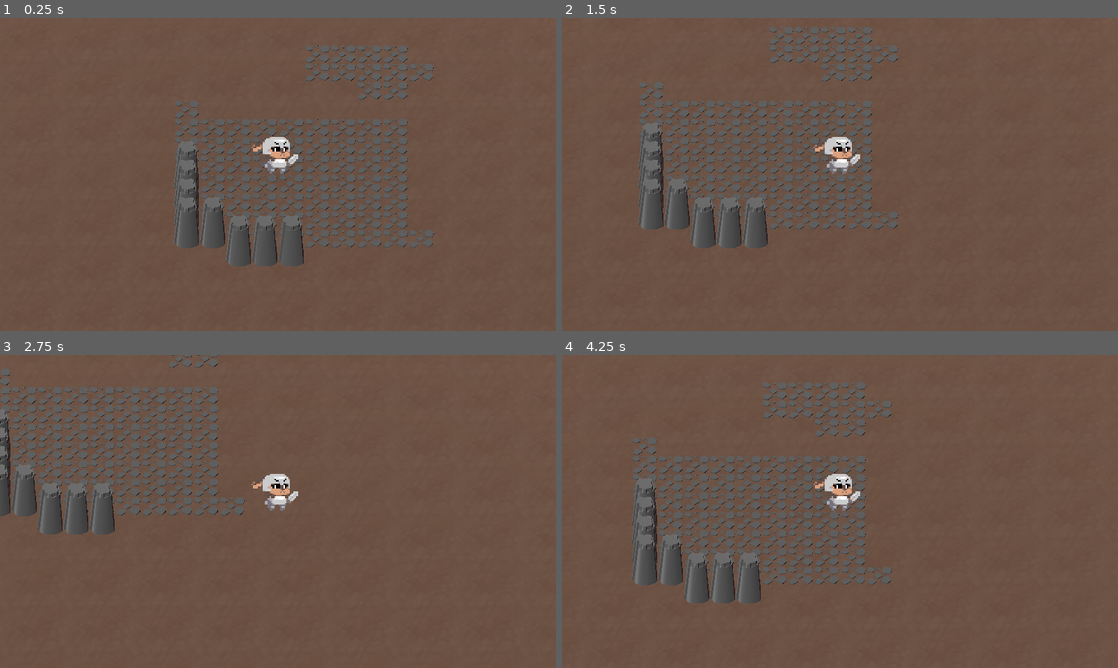
Above: before the commit, frames 1-4 (two rows, left to right).
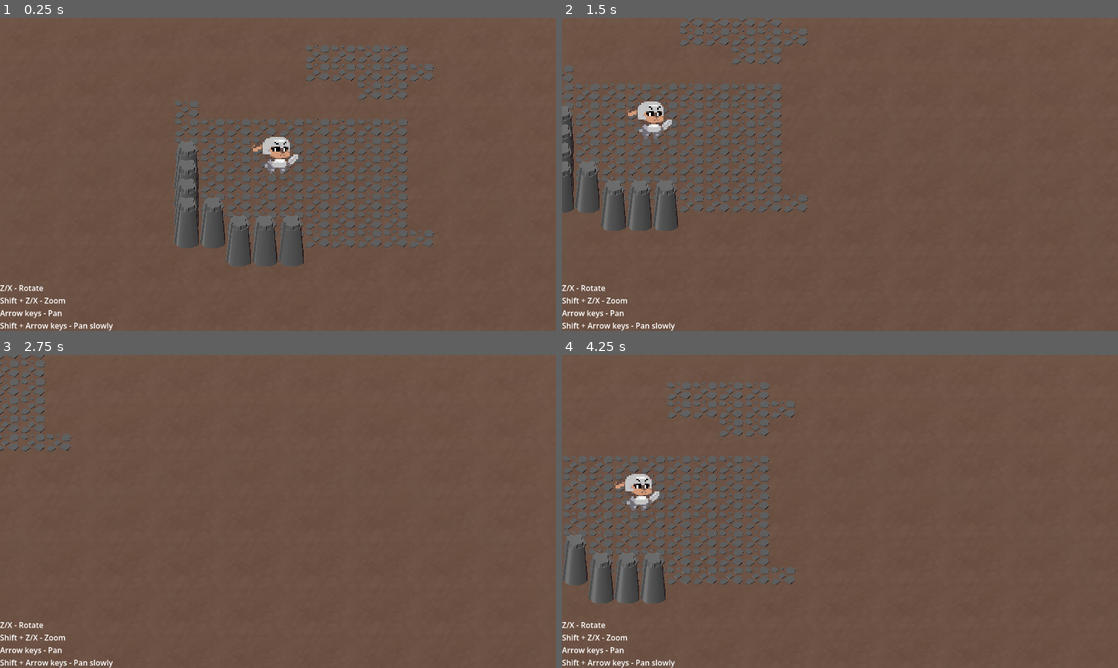
Above: after the commit, the same moments.

Repository: dairycultist/furry-roguelike-platformer
Game: Godot game, scene res://scene.tscn
The game is run twice, just before and just after one commit, with the same random seed, the same clock (stepped at 60 frames per second) and the same inputs.
Inputs:
- Up to frame 1 (0.25 s): no input
- Up to frame 2 (1.5 s): tap Enter at 0.5 s; hold Right (player_right, bound only before the commit) 0.53-1.28 s; hold Down (player_down, bound only before the commit) from 1.28 s (still down)
- Up to frame 3 (2.75 s): release Down (player_down, bound only before the commit) at 2.03 s; hold Right (player_right, bound only before the commit) from 2.03 s (still down)
- Up to frame 4 (4.25 s): release Right (player_right, bound only before the commit) at 2.78 s; hold Up (player_up, bound only before the commit) 2.78-3.53 s; hold Left (player_left, bound only before the commit) from 3.53 s (still down)

The runs differ from the first frame. In frame 1, 0.5% of the frame differs, in the area x 0-21%, y 85-100%; in frame 2, 17%, in the area x 0-61%, y 0-100%; in frame 3, 10%; in frame 4, 16%.

Commit message:
More robust camera controls; night light

Diff:
--- a/player.gd
+++ b/player.gd
@@ -1,11 +1,30 @@
-extends CharacterBody3D
+extends Node3D
 
-func _physics_process(delta: float) -> void:
+@export var ZOOM_SPEED := 10.0;
+@export var PAN_SPEED_MULT := 0.8;
+@export var PAN_SPEED_SLOW_MULT := 0.4;
 
-	global_rotation.y += Input.get_axis("turn_left", "turn_right") * delta;
+var velocity : Vector3
 
-	var direction := Input.get_vector("player_left", "player_right", "player_up", "player_down");
+func _process(delta: float) -> void:
 
-	velocity = global_basis * Vector3(direction.x, 0, direction.y) * 5.0;
+	var dzoom := Input.get_axis("zoom_in", "zoom_out");
 
-	move_and_slide();
+	$Camera.size = clamp($Camera.size + dzoom * ZOOM_SPEED * delta, 6.0, 20.0);
+
+	if (!dzoom):
+		global_rotation.y += Input.get_axis("turn_right", "turn_left") * delta;
+
+	var direction_slow := Input.get_vector("pan_left_slow", "pan_right_slow", "pan_up_slow", "pan_down_slow");
+
+	if (direction_slow):
+		velocity = global_basis * Vector3(direction_slow.x, 0, direction_slow.y) * $Camera.size * PAN_SPEED_SLOW_MULT;
+	else:
+		var direction := Input.get_vector("pan_left", "pan_right", "pan_up", "pan_down");
+
+		if (direction):
+			velocity = global_basis * Vector3(direction.x, 0, direction.y) * $Camera.size * PAN_SPEED_MULT;
+		else:
+			velocity = lerp(velocity, Vector3.ZERO, 10.0 * delta);
+
+	global_position += velocity * delta;
--- a/project.godot
+++ b/project.godot
@@ -22,22 +22,22 @@
 
 [input]
 
-player_left={
+pan_left={
 "deadzone": 0.2,
 "events": [Object(InputEventKey,"resource_local_to_scene":false,"resource_name":"","device":-1,"window_id":0,"alt_press …(195 unchanged characters)…
 ]
 }
-player_right={
+pan_right={
 "deadzone": 0.2,
 "events": [Object(InputEventKey,"resource_local_to_scene":false,"resource_name":"","device":-1,"window_id":0,"alt_press …(195 unchanged characters)…
 ]
 }
-player_up={
+pan_up={
 "deadzone": 0.2,
 "events": [Object(InputEventKey,"resource_local_to_scene":false,"resource_name":"","device":-1,"window_id":0,"alt_press …(195 unchanged characters)…
 ]
 }
-player_down={
+pan_down={
 "deadzone": 0.2,
 "events": [Object(InputEventKey,"resource_local_to_scene":false,"resource_name":"","device":-1,"window_id":0,"alt_press …(195 unchanged characters)…
 ]
@@ -52,6 +52,36 @@
 "events": [Object(InputEventKey,"resource_local_to_scene":false,"resource_name":"","device":-1,"window_id":0,"alt_press …(192 unchanged characters)…
 ]
 }
+zoom_in={
+"deadzone": 0.2,
+"events": [Object(InputEventKey,"resource_local_to_scene":false,"resource_name":"","device":-1,"window_id":0,"alt_pressed":false,"shift_pressed":true,"ctrl_pressed":false,"meta_pressed":false,"pressed":false,"keycode":0,"physical_keycode":88,"key_label":0,"unicode":88,"location":0,"echo":false,"script":null)
+]
+}
+zoom_out={
+"deadzone": 0.2,
+"events": [Object(InputEventKey,"resource_local_to_scene":false,"resource_name":"","device":-1,"window_id":0,"alt_pressed":false,"shift_pressed":true,"ctrl_pressed":false,"meta_pressed":false,"pressed":false,"keycode":0,"physical_keycode":90,"key_label":0,"unicode":90,"location":0,"echo":false,"script":null)
+]
+}
+pan_left_slow={
+"deadzone": 0.2,
+"events": [Object(InputEventKey,"resource_local_to_scene":false,"resource_name":"","device":-1,"window_id":0,"alt_pressed":false,"shift_pressed":true,"ctrl_pressed":false,"meta_pressed":false,"pressed":false,"keycode":0,"physical_keycode":4194319,"key_label":0,"unicode":0,"location":0,"echo":false,"script":null)
+]
+}
+pan_right_slow={
+"deadzone": 0.2,
+"events": [Object(InputEventKey,"resource_local_to_scene":false,"resource_name":"","device":-1,"window_id":0,"alt_pressed":false,"shift_pressed":true,"ctrl_pressed":false,"meta_pressed":false,"pressed":false,"keycode":0,"physical_keycode":4194321,"key_label":0,"unicode":0,"location":0,"echo":false,"script":null)
+]
+}
+pan_up_slow={
+"deadzone": 0.2,
+"events": [Object(InputEventKey,"resource_local_to_scene":false,"resource_name":"","device":-1,"window_id":0,"alt_pressed":false,"shift_pressed":true,"ctrl_pressed":false,"meta_pressed":false,"pressed":false,"keycode":0,"physical_keycode":4194320,"key_label":0,"unicode":0,"location":0,"echo":false,"script":null)
+]
+}
+pan_down_slow={
+"deadzone": 0.2,
+"events": [Object(InputEventKey,"resource_local_to_scene":false,"resource_name":"","device":-1,"window_id":0,"alt_pressed":false,"shift_pressed":true,"ctrl_pressed":false,"meta_pressed":false,"pressed":false,"keycode":0,"physical_keycode":4194322,"key_label":0,"unicode":0,"location":0,"echo":false,"script":null)
+]
+}
 
 [physics]
 
--- a/scene.tscn
+++ b/scene.tscn
@@ -4,8 +4,6 @@
 [ext_resource type="Script" uid="uid://btguypw88w8b6" path="res://player.gd" id="2_nxogm"]
 [ext_resource type="MeshLibrary" uid="uid://case15hofb14m" path="res://terrain_library.tres" id="3_3253y"]
 [ext_resource type="Texture2D" uid="uid://di8cf2ijph50w" path="res://dirt.png" id="4_u3cyc"]
-
-[sub_resource type="CapsuleShape3D" id="CapsuleShape3D_lxpj2"]
 
 [sub_resource type="PlaneMesh" id="PlaneMesh_lxpj2"]
 size = Vector2(100, 100)
@@ -17,6 +15,12 @@
 uv1_world_triplanar = true
 
 [node name="Root" type="Node3D" unique_id=1235117097]
+
+[node name="Moonlight" type="DirectionalLight3D" parent="." unique_id=559473227]
+transform = Transform3D(0.8089059, 0.48318726, -0.33496472, 0, 0.56972784, 0.82183343, 0.5879382, -0.6647859, 0.46085617, 0, 0, 0)
+visible = false
+light_color = Color(0.02919674, 0.34930426, 0.5773023, 1)
+light_specular = 0.0
 
 [node name="Sun" type="DirectionalLight3D" parent="." unique_id=1031219095]
 transform = Transform3D(0.8089059, 0.48318726, -0.33496475, 0, 0.56972784, 0.82183343, 0.5879382, -0.6647859, 0.46085617, 0, 0, 0)
@@ -36,25 +40,36 @@
 "cells": PackedInt32Array(0, 0, 0, 1, 0, 0, 2, 0, 0, 2, 1, 0, 1, 1, 0, 0, 1, 0, 3, 0, 0, 3, 1, 0, 3, 2, 0, 3, 3, 0, 2,  …(897 unchanged characters)…
 }
 
-[node name="Player" type="CharacterBody3D" parent="." unique_id=1159320389]
-script = ExtResource("2_nxogm")
-
-[node name="Camera" type="Camera3D" parent="Player" unique_id=1150856261]
-transform = Transform3D(1, 0, 0, 0, 0.70710677, 0.70710677, 0, -0.70710677, 0.70710677, 0, 9, 9)
-projection = 1
-size = 12.0
-
-[node name="Collider" type="CollisionShape3D" parent="Player" unique_id=616868328]
-shape = SubResource("CapsuleShape3D_lxpj2")
-
-[node name="Sprite" type="Sprite3D" parent="Player" unique_id=1524805806]
+[node name="Sprite" type="Sprite3D" parent="." unique_id=1524805806]
 centered = false
 offset = Vector2(-16, 0)
 pixel_size = 0.0625
 billboard = 1
+shaded = true
 texture_filter = 0
 texture = ExtResource("2_3253y")
 
 [node name="GroundMesh" type="MeshInstance3D" parent="." unique_id=421907200]
 mesh = SubResource("PlaneMesh_lxpj2")
 surface_material_override/0 = SubResource("StandardMaterial3D_imqp1")
+
+[node name="PlayerView" type="Node3D" parent="." unique_id=945685676]
+script = ExtResource("2_nxogm")
+
+[node name="Camera" type="Camera3D" parent="PlayerView" unique_id=1150856261]
+transform = Transform3D(1, 0, 0, 0, 0.7071068, 0.7071068, 0, -0.7071068, 0.7071068, 0, 9, 9)
+projection = 1
+size = 12.0
+
+[node name="Label" type="Label" parent="." unique_id=16969720]
+anchors_preset = 2
+anchor_top = 1.0
+anchor_bottom = 1.0
+offset_top = -49.0
+offset_right = 136.0
+grow_vertical = 0
+text = "Z/X - Rotate
+Shift + Z/X - Zoom
+Arrow keys - Pan
+Shift + Arrow keys - Pan slowly"
+vertical_alignment = 2
